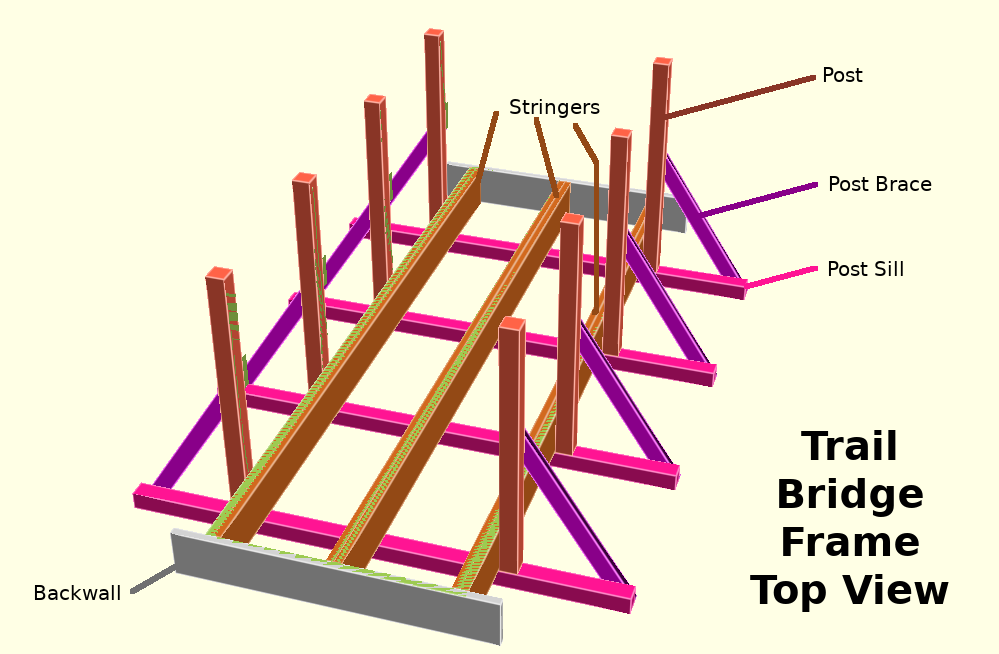
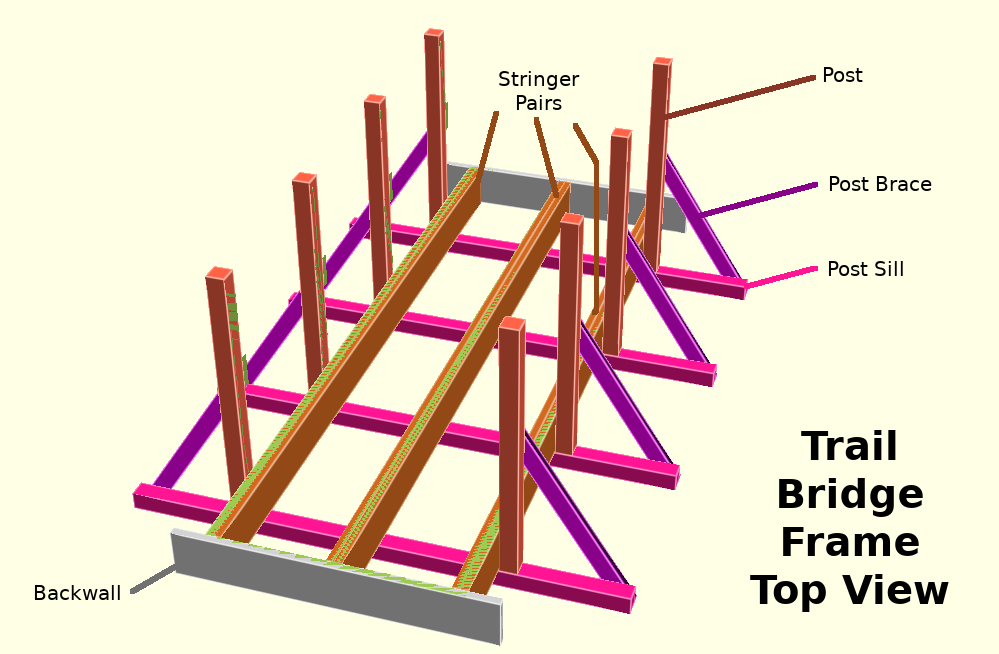
Revision of a layered (999, 654) image; what changed, layer by layer:
renamed "Stringers" to "Stringer ...", painted on it over 499, 71, 600, 118
